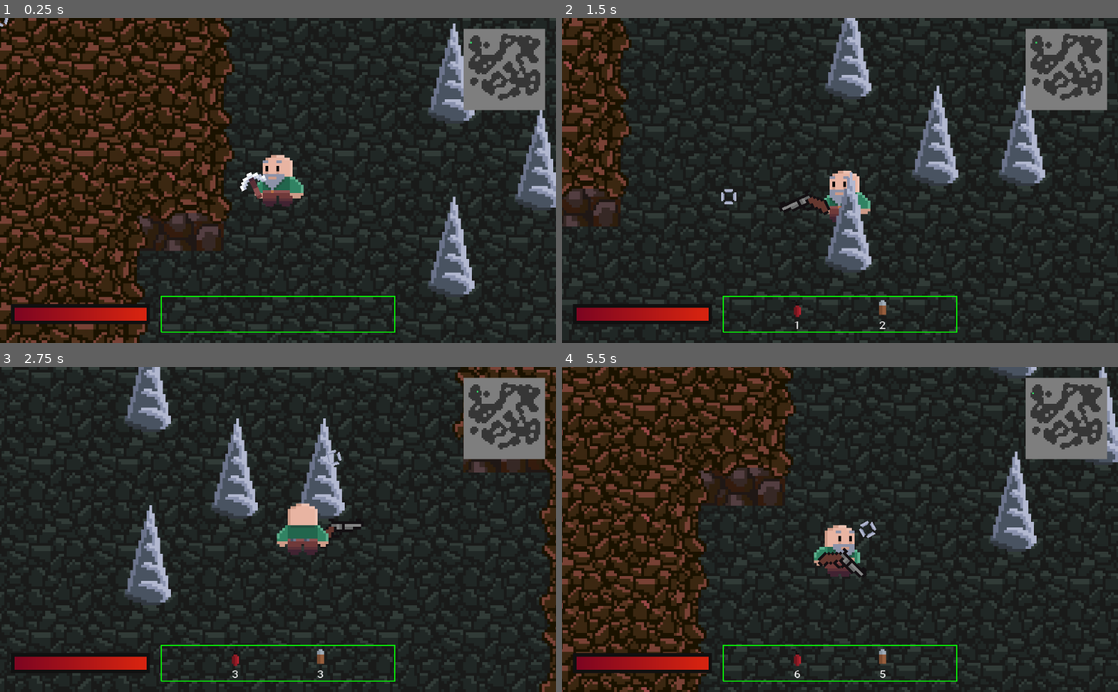
Above: before the commit, frames 1-4 (two rows, left to right).
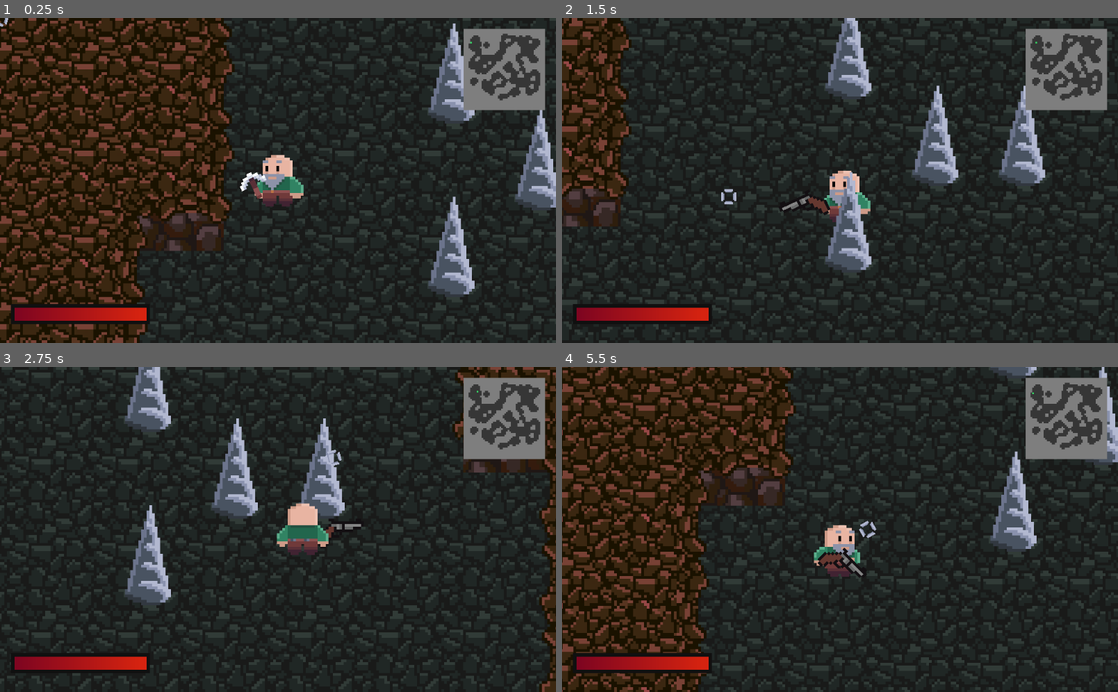
Above: after the commit, the same moments.

Repository: AyUpItsAli/Gunthers-Grotto-Coursework
Game: Godot game, scene res://World/Level/Level.tscn
Two runs of this game, one before a commit and one after it. Both use one fixed random seed, a clock stepped at 60 frames per second and the inputs below.
Inputs (mouse positions are in pixels of both pictures, inside the frame that each line leads up to):
- Up to frame 1 (0.25 s): no input
- Up to frame 2 (1.5 s): tap Enter at 0.5 s; move the mouse to (962, 164) at 0.52 s; hold D (move_right) 0.53-1.28 s; hold 3 (equip_dynamite) 0.53-1.28 s; tap 2 (equip_revolver) at 0.8, 1.35 s; move the mouse to (728, 196) at 1.27 s; hold S (move_down) from 1.28 s (still down)
- Up to frame 3 (2.75 s): tap 3 (equip_dynamite) at 1.55 s; move the mouse to (333, 458) at 2.02 s; release S (move_down) at 2.03 s; hold D (move_right) from 2.03 s (still down); hold 3 (equip_dynamite) from 2.03 s (still down); tap 2 (equip_revolver) at 2.3 s
- Up to frame 4 (5.5 s): move the mouse to (812, 594) at 2.77 s; release D (move_right) at 2.78 s; release 3 (equip_dynamite) at 2.78 s; hold W (move_up) 2.78-3.53 s; tap 1 (equip_pickaxe) at 2.85 s; tap 3 (equip_dynamite) at 3.05, 4.55 s; move the mouse to (1006, 578) at 3.52 s; hold 2 (equip_revolver) 3.53-4.28 s; hold A (move_left) 3.53-5.03 s; move the mouse to (673, 480) at 4.27 s; click (673, 480) at 4.35 s; move the mouse to (867, 529) at 5.02 s; hold S (move_down) from 5.03 s (still down); hold 3 (equip_dynamite) from 5.03 s (still down); tap 2 (equip_revolver) at 5.3 s

The runs differ from the first frame. In frame 1, 0.4% of the frame differs, in the area x 28-72%, y 85-97%; in frame 2, 0.5%; in frame 3, 0.5%; in frame 4, 0.6%.

Commit message:
Disabled inventory display debugging tools
- Made the DebugInvLine node invisible and removed the draw method call. This node will be completely removed eventually, but I'll keep it for now in case I need it again for debugging.
- Removed adding of items when equipping the revolver and dynamite. This was previously used for testing.

Diff:
--- a/Actors/Player/Player.gd
+++ b/Actors/Player/Player.gd
@@ -136,10 +136,8 @@
 		equip(Tools.PICKAXE)
 	elif event.is_action_pressed("equip_revolver"):
 		equip(Tools.REVOLVER)
-		PlayerData.add_item(Globals.ItemIDs.REVOLVER_AMMO)
 	elif event.is_action_pressed("equip_dynamite"):
 		equip(Tools.DYNAMITE)
-		PlayerData.add_item(Globals.ItemIDs.DYNAMITE_STICK)
 	elif event.is_action_pressed("use_tool"):
 		use_tool()
 
--- a/GUI/HUD/HUD.tscn
+++ b/GUI/HUD/HUD.tscn
@@ -39,6 +39,7 @@
 script = ExtResource( 10 )
 
 [node name="DebugInvLine" type="Line2D" parent="UI"]
+visible = false
 width = 2.0
 default_color = Color( 0.0392157, 0.960784, 0.0313726, 1 )
 
--- a/GUI/HUD/UI.gd
+++ b/GUI/HUD/UI.gd
@@ -53,7 +53,6 @@
 	set_inventory_display_dimensions()
 	center_health_bar_against_inventory()
 	rearrange_item_displays()
-	draw_inventory_display_bounding_box()
 
 # Sets the minimap's dimensions, based on the size of the viewport
 func set_minimap_dimensions():
